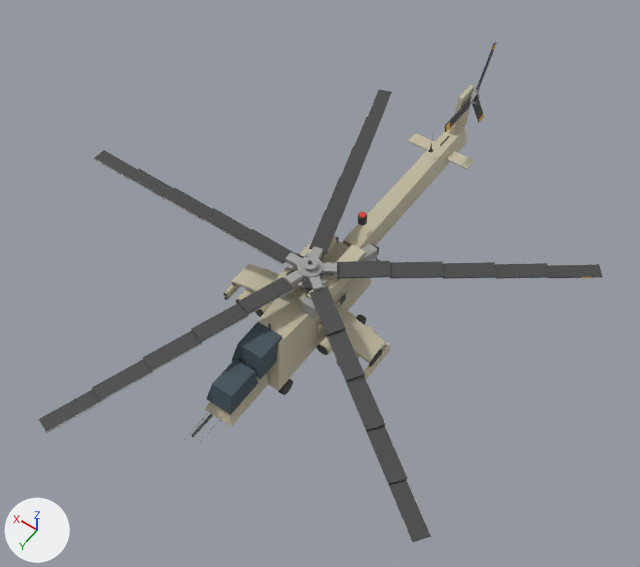
Before and after pictures for a commit that changed the glTF model assets/models/rus_heli_mi35.glb.
The view is the same before and after, from a 50 mm lens placed at (-9.85, 13.28, 23.4), pointed at (-0.02, -0.48, 1.77). Every picture has the same lights, and +X, +Y and +Z are marked at lower left. The first picture is the older version. Vertices at exactly the same position are counted once.

Names of what the first picture shows: 'body', 'rotor', 'trotor'.
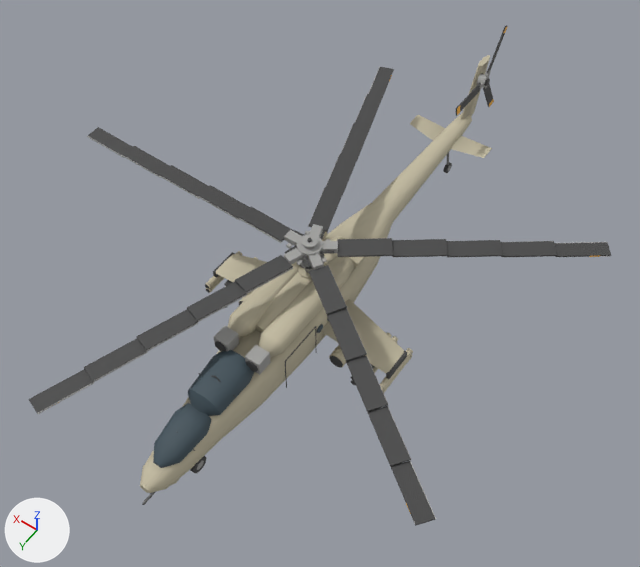
What differs and where, as boxes [x1, y1, x2, y2] in the pictures (640 x 567 px; the box of a moved part takes in the faces that stretch with it):
'rotor', moved: before [39, 89, 602, 542]; after [29, 66, 611, 526]
'body', reshaped (21% wider, 26% taller): before [184, 85, 474, 442]; after [140, 55, 492, 505]
'trotor', moved: before [445, 42, 497, 132]; after [456, 25, 508, 116]
part 1 of me_body, moved or reshaped (not visible before): after [349, 257, 365, 269]
part 2 of me_body, moved or reshaped (not visible afterwards): before [252, 240, 371, 391]
part 3 of me_body, moved or reshaped (not visible afterwards): before [369, 349, 383, 367]
part 4 of me_body, moved or reshaped (not visible afterwards): before [339, 294, 346, 305]
part 5 of me_body, moved or reshaped (not visible afterwards): before [317, 291, 348, 338]
part 6 of me_body, added: after [380, 348, 413, 391]
part 7 of me_body, added (mostly hidden): after [384, 355, 412, 392]
part 8 of me_body, rebuilt (not visible afterwards): before [224, 285, 241, 300]
part 9 of me_body, rebuilt (not visible afterwards): before [223, 284, 238, 296]
part 10 of me_body, deleted: before [184, 133, 474, 442]
part 11 of me_body, built on: before [232, 85, 474, 367]; after [140, 55, 492, 505]

The change, as a list of edits to the scene's bpy script:
```text
Change me_body:
    used by ob_body; location = (0.0, 0.0, 0.0)
    remove me_body.from_pydata(...)  # 1636 vertices, 2912 faces; spans x -2.7..2.7, y -9.6..5.8, z 0.0..3.4
    add me_body.from_pydata(...)  # 3190 vertices, 5800 faces; spans x -3.4..3.4, y -10.6..7.8, z 0.0..4.1
    me_body part 1: the loose piece of 24 vertices spanning x -0.9..-0.7, y -2.6..-2.0, z 1.2..1.4 is scaled about its middle by (2.8, 0.996, 1.28), then moved by (0.0, 0.9, 1.4), in mat_paint_rus
    me_body part 2: the loose piece of 24 vertices spanning x -0.8..0.8, y -2.2..2.8, z 0.6..2.1 is scaled about its middle by (0.0392, 0.149, 0.168), then moved by (-1.7, -0.1, -0.1)
    me_body part 3: the loose piece of 8 vertices spanning x -2.7..-2.6, y 0.0..0.6, z 0.8..1.0 is scaled about its middle by (0.106, 0.3, 0.0424), then moved by (0.0, -0.9, 0.0), in mat_paint_rus
    me_body part 4: the loose piece of 8 vertices spanning x -0.9..-0.8, y -0.6..-0.3, z 1.4..1.7 is scaled about its middle by (-0.283, 0.6, -0.0339), then moved by (-2.0, -0.1, -0.6), in mat_paint_rus
    me_body part 5: the loose piece of 8 vertices spanning x -0.9..-0.8, y -0.8..0.8, z 1.0..1.7 is scaled about its middle by (0.212, 0.113, 0.0141), then moved by (-1.5, -0.6, -0.7)
    me_body part 6: a new loose piece, a 12-sided cylinder along y spanning x -3.42..-3.22, y -0.6..1.1, z 0.68..0.88, in mat_paint_rus
    me_body part 7: a new loose piece, a 12-sided cylinder along y spanning x -3.42..-3.22, y -0.6..1.1, z 0.46..0.66, in mat_paint_rus
    me_body part 8: the loose piece of 24 vertices spanning x 2.6..2.7, y -0.4..1.0, z 0.5..0.6 is rebuilt with 20 vertices and now spans x 2.6..2.8, y -0.7..1.1, z 0.5..0.7
    me_body part 9: the loose piece of 24 vertices spanning x 2.6..2.7, y -0.4..1.0, z 0.7..0.8 is rebuilt with 20 vertices and now spans x 2.6..2.8, y -0.7..1.1, z 0.7..0.9
    me_body part 10: 49 loose pieces with 968 vertices, spanning x -2.7..2.7, y -8.1..5.8, z 0.0..3.2, are deleted
    me_body part 11: 6 vertices moved within x -2.0..2.0, y -0.5..1.1, z 0.2..1.0; 360 vertices removed from x -2.6..2.6, y -9.6..1.1, z 0.0..3.4; 2742 vertices added at x -3.4..3.4, y -10.6..7.8, z 0.0..4.1
    other edits to the shape of me_body do not show in these pictures
    remove me_body.materials.append(mat_red)
Change ob_rotor:
    ob_rotor.location: (0.0, 0.0, 2.95) -> (0.0, 0.0, 3.95)
Change ob_trotor:
    ob_trotor.location: (-0.15, -9.4, 3.1) -> (-0.24, -9.85, 3.55)
```
